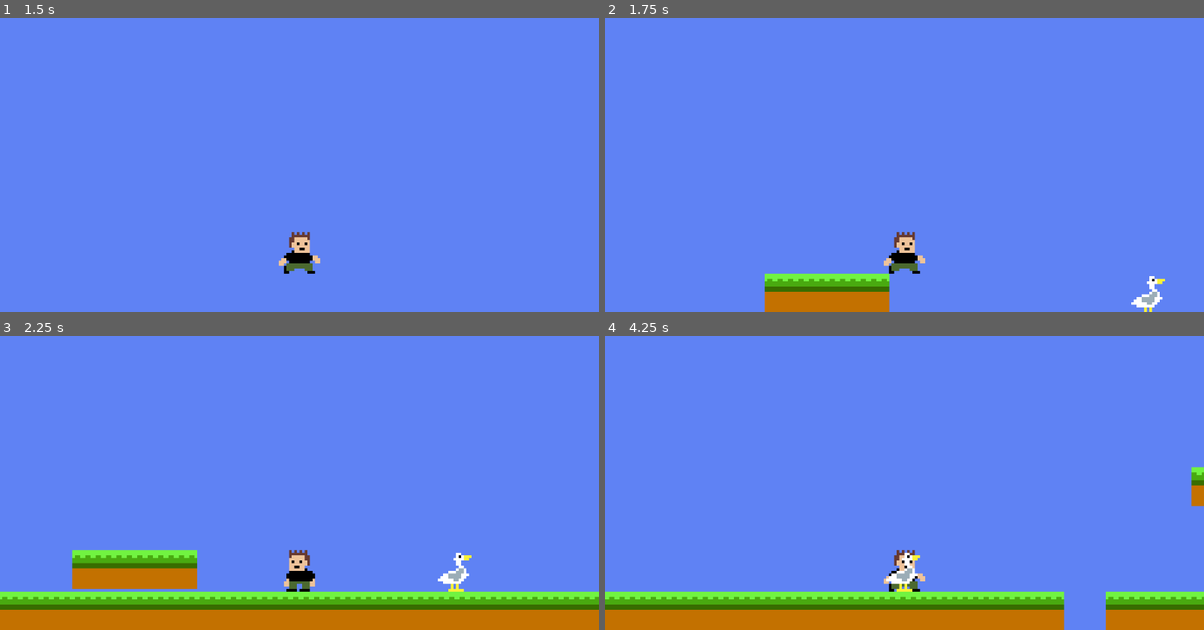
Above: before the commit, frames 1-4 (two rows, left to right).
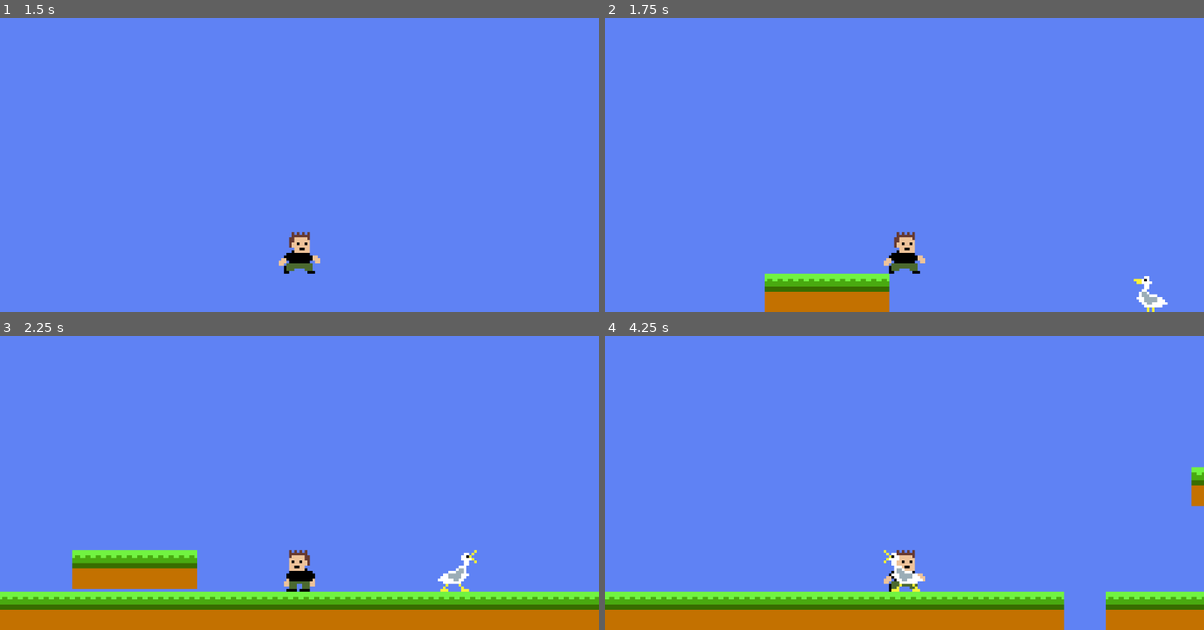
Above: after the commit, the same moments.

Repository: BrendanGasparin/gd-2d-platformer
Game: Godot game, scene res://Scenes/Levels/W1L1.tscn
Same seed, same stepped clock (60 frames per second), same inputs: the game is played once before the commit and once after it.
Inputs:
- Up to frame 1 (1.5 s): tap Enter at 0.5 s; hold Right (move_right) from 0.53 s (still down); tap Up (jump) at 0.77 s; tap Space at 1.25 s
- Up to frame 2 (1.75 s): keep holding Right (move_right); tap Up (jump) at 1.52 s
- Up to frame 3 (2.25 s): release Right (move_right) at 2.03 s; hold Left (move_left) from 2.03 s (still down)
- Up to frame 4 (4.25 s): release Left (move_left) at 2.78 s; hold Right (move_right) from 2.78 s (still down); tap Up (jump) at 3.02, 3.77 s; tap Enter at 3.5 s

Frame 1 is identical in both runs. In frame 2, 0.3% of the frame differs, in the area x 87-94%, y 87-100%; in frame 3, 0.2%; in frame 4, 0.4%, in the area x 46-54%, y 72-88%.

Commit message:
Flip patroller sprite when moving left

Diff:
--- a/Scenes/Levels/W1L1.tscn
+++ b/Scenes/Levels/W1L1.tscn
@@ -4,9 +4,48 @@
 [ext_resource type="PackedScene" uid="uid://c2gvlanlkx1h7" path="res://Scenes/player.tscn" id="2_gmco2"]
 [ext_resource type="Script" uid="uid://dro8ykif6plfm" path="res://Scripts/enemy_patroller.gd" id="3_1i56a"]
 [ext_resource type="Texture2D" uid="uid://p210dbndiutx" path="res://Sprites/Characters/goose001.png" id="3_l2iua"]
+[ext_resource type="Texture2D" uid="uid://ktckc5s8m4hy" path="res://Sprites/Characters/goose002.png" id="5_l8p44"]
 
 [sub_resource type="CircleShape2D" id="CircleShape2D_1i56a"]
 radius = 7.0
+
+[sub_resource type="Animation" id="Animation_ogmyj"]
+length = 0.001
+tracks/0/type = "value"
+tracks/0/imported = false
+tracks/0/enabled = true
+tracks/0/path = NodePath("Sprite:texture")
+tracks/0/interp = 1
+tracks/0/loop_wrap = true
+tracks/0/keys = {
+"times": PackedFloat32Array(0),
+"transitions": PackedFloat32Array(1),
+"update": 1,
+"values": [ExtResource("3_l2iua")]
+}
+
+[sub_resource type="Animation" id="Animation_bnf33"]
+resource_name = "walk"
+length = 0.2
+loop_mode = 1
+tracks/0/type = "value"
+tracks/0/imported = false
+tracks/0/enabled = true
+tracks/0/path = NodePath("Sprite:texture")
+tracks/0/interp = 1
+tracks/0/loop_wrap = true
+tracks/0/keys = {
+"times": PackedFloat32Array(0, 0.1),
+"transitions": PackedFloat32Array(1, 1),
+"update": 1,
+"values": [ExtResource("5_l8p44"), ExtResource("3_l2iua")]
+}
+
+[sub_resource type="AnimationLibrary" id="AnimationLibrary_vbwyc"]
+_data = {
+&"RESET": SubResource("Animation_ogmyj"),
+&"walk": SubResource("Animation_bnf33")
+}
 
 [node name="Node2D" type="Node2D" unique_id=228350560]
 
@@ -30,5 +69,6 @@
 shape = SubResource("CircleShape2D_1i56a")
 
 [node name="AnimationPlayer" type="AnimationPlayer" parent="Birb" unique_id=678475439]
+libraries/ = SubResource("AnimationLibrary_vbwyc")
 
 [connection signal="body_entered" from="Birb" to="Birb" method="_on_body_entered"]
--- a/Scripts/enemy_patroller.gd
+++ b/Scripts/enemy_patroller.gd
@@ -5,6 +5,10 @@
 
 @onready var start_pos : Vector2 = global_position
 @onready var target_pos : Vector2 = global_position + move_direction
+@onready var sprite : Sprite2D = $Sprite
+
+func _ready():
+	$AnimationPlayer.play("walk")
 
 func _physics_process(delta):
 	# Patrol
@@ -14,6 +18,10 @@
 			target_pos = start_pos + move_direction
 		else:
 			target_pos = start_pos
+	if start_pos.x > target_pos.x:
+		sprite.flip_h = true
+	else:
+		sprite.flip_h = false
 
 func _on_body_entered(body: Node2D) -> void:
 	if not body.is_in_group("Player"):
